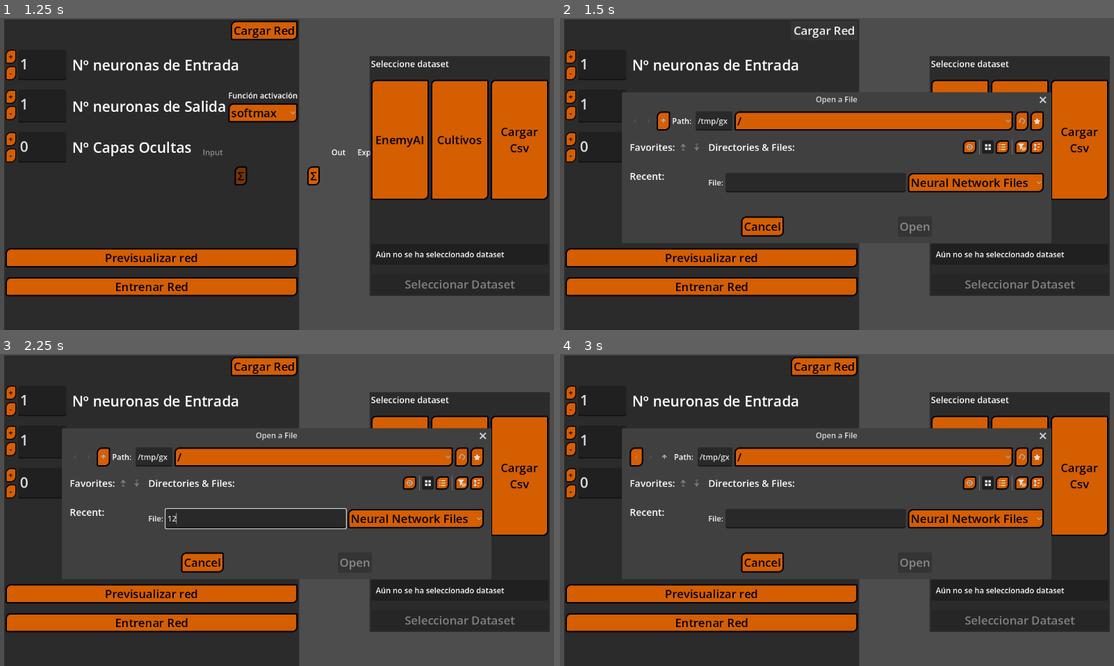
Above: before the commit, frames 1-4 (two rows, left to right).
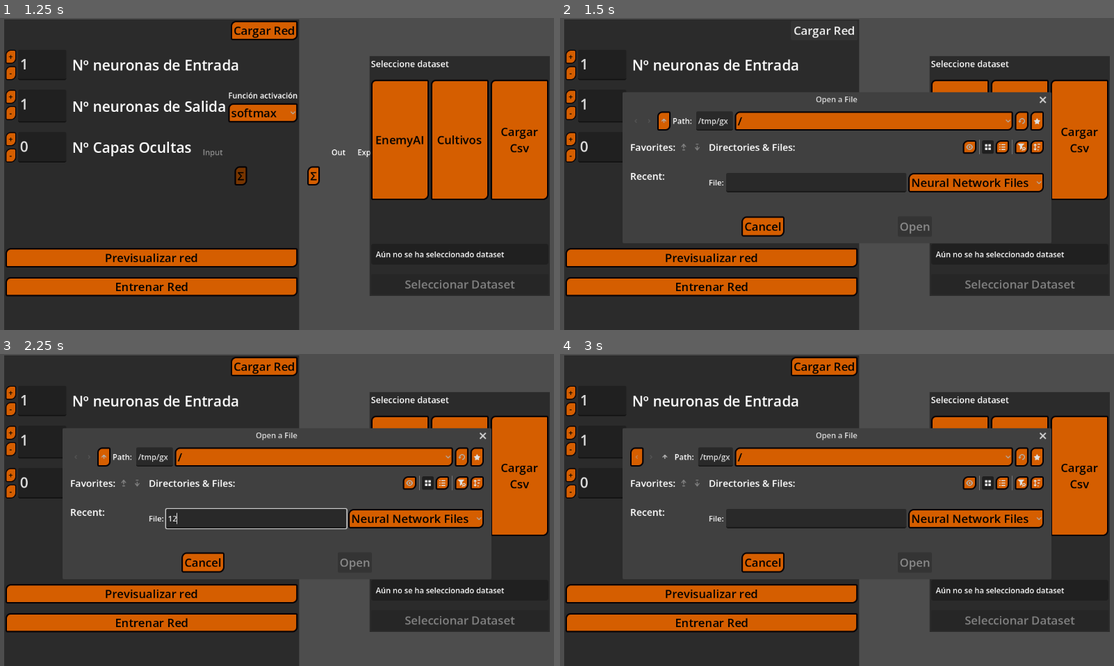
Above: after the commit, the same moments.

Repository: HectorAldao/visualizing_machine_learning
Game: Godot game, scene res://scenes/views/nn_view/nn_view.tscn
Same seed, same stepped clock (60 frames per second), same inputs: the game is played once before the commit and once after it. This scene is started directly instead of the project's main scene.
Inputs (mouse positions are in pixels of both pictures, inside the frame that each line leads up to):
- Up to frame 1 (1.25 s): click "Σ" at 0.5 s
- Up to frame 2 (1.5 s): click "Cargar Red" at 1.25 s
- Up to frame 3 (2.25 s): click (254, 519) at 2.02 s; type "12" at 2.1 s
- Up to frame 4 (3 s): click (665, 456) at 2.75 s

Frame 1 is identical in both runs. In frame 2, 0.9% of the frame differs, in the area x 11-85%, y 24-70%; in frame 3, 0.9%; in frame 4, 0.9%.

Commit message:
refactor: moved function

Diff:
--- a/godot_project/scenes/interface/nn/panel_algorithm_nn/panel_algorithm_nn.gd
+++ b/godot_project/scenes/interface/nn/panel_algorithm_nn/panel_algorithm_nn.gd
@@ -17,7 +17,7 @@
 	$VBoxContainer/NextLayerButton.pressed.connect(_on_next_layer_pressed)
 	$VBoxContainer/NextStepButton.pressed.connect(func(): SignalsObserver.train_nn_next_step.emit())
 	$VBoxContainer/CompleteTrainButton.pressed.connect(func(): SignalsObserver.train_nn_complete.emit())
-	$VBoxContainer/TestButton.pressed.connect(func(): SignalsObserver.test_nn_start.emit())
+	$VBoxContainer/TestButton.pressed.connect(func(): SignalsObserver.inference_nn_start.emit())
 
 
 func _on_next_neuron_pressed() -> void:
--- a/godot_project/scenes/objects/nn/neuron/neuron.gd
+++ b/godot_project/scenes/objects/nn/neuron/neuron.gd
@@ -45,8 +45,8 @@
 
 
 func _apply_cached_text() -> void:
-	if SignalsObserver.has_nn_neuron_text(_layer_id, _id):
-		_on_neuron_text_changed(_layer_id, _id, SignalsObserver.get_nn_neuron_text(_layer_id, _id))
+	if has_nn_neuron_text(_layer_id, _id):
+		_on_neuron_text_changed(_layer_id, _id, get_nn_neuron_text(_layer_id, _id))
 
 
 func _set_evaluated(is_evaluated: bool) -> void:
@@ -57,3 +57,17 @@
 
 func _reset_evaluated_scale() -> void:
 	_set_evaluated(false)
+
+
+func has_nn_neuron_text(layer_id: int, neuron_id: int) -> bool:
+	if not Variables.nn_layer_neuron_texts.has(layer_id):
+		return false
+
+	return neuron_id >= 0 and neuron_id < Variables.nn_layer_neuron_texts[layer_id].size()
+
+
+func get_nn_neuron_text(layer_id: int, neuron_id: int) -> String:
+	if not has_nn_neuron_text(layer_id, neuron_id):
+		return ""
+
+	return str(Variables.nn_layer_neuron_texts[layer_id][neuron_id])
--- a/godot_project/scenes/views/nn_view/nn_view.gd
+++ b/godot_project/scenes/views/nn_view/nn_view.gd
@@ -39,7 +39,7 @@
 	SignalsObserver.save_nn.connect(_on_save_nn_pressed)
 
 	# Start the inference mode
-	SignalsObserver.test_nn_start.connect(_on_start_nn_inferece)
+	SignalsObserver.inference_nn_start.connect(_on_start_nn_inferece)
 
 	create_nn_menu.visible = true
 	dataset_selecion_menu.visible = true
@@ -204,7 +204,7 @@
 		while labels_to_apply.size() < expected_neurons:
 			labels_to_apply.append("Σ")
 
-	SignalsObserver.set_nn_layer_neuron_texts(layer_id, labels_to_apply)
+	set_nn_layer_neuron_texts(layer_id, labels_to_apply)
 
 
 func _get_expected_neuron_count(layer_id: int) -> int:
@@ -264,3 +264,12 @@
 func _on_start_nn_inferece() -> void:
 
 	panel_algorithm_nn.visible = false
+
+
+func set_nn_layer_neuron_texts(layer_id: int, texts: Array[String]) -> void:
+	var cached_texts: Array[String] = texts.duplicate()
+	Variables.nn_layer_neuron_texts[layer_id] = cached_texts
+	print("[LOG] SignalsObserver cached %d neuron texts for layer %d" % [cached_texts.size(), layer_id])
+
+	for neuron_id in range(cached_texts.size()):
+		SignalsObserver.nn_neuron_text_changed.emit(layer_id, neuron_id, cached_texts[neuron_id])
--- a/godot_project/scripts/signals_observer.gd
+++ b/godot_project/scripts/signals_observer.gd
@@ -37,31 +37,6 @@
 signal info_neuron(neuron_id: int, layer_id: int)
 signal nn_neuron_text_changed(layer_id: int, neuron_id: int, new_text: String)
 
-var nn_layer_neuron_texts: Dictionary[int, Array] = {}
-
-
-func set_nn_layer_neuron_texts(layer_id: int, texts: Array[String]) -> void:
-	var cached_texts: Array[String] = texts.duplicate()
-	nn_layer_neuron_texts[layer_id] = cached_texts
-	print("[LOG] SignalsObserver cached %d neuron texts for layer %d" % [cached_texts.size(), layer_id])
-
-	for neuron_id in range(cached_texts.size()):
-		nn_neuron_text_changed.emit(layer_id, neuron_id, cached_texts[neuron_id])
-
-
-func has_nn_neuron_text(layer_id: int, neuron_id: int) -> bool:
-	if not nn_layer_neuron_texts.has(layer_id):
-		return false
-
-	return neuron_id >= 0 and neuron_id < nn_layer_neuron_texts[layer_id].size()
-
-
-func get_nn_neuron_text(layer_id: int, neuron_id: int) -> String:
-	if not has_nn_neuron_text(layer_id, neuron_id):
-		return ""
-
-	return str(nn_layer_neuron_texts[layer_id][neuron_id])
-
 # dense
 signal update_conections(layer_id: int, num_of_neurons: int)
 signal update_all_conections
@@ -89,7 +64,7 @@
 signal train_nn_next_layer(layer_id: int)
 signal train_nn_next_step
 signal train_nn_complete
-signal test_nn_start
+signal inference_nn_start
 
 # window_nn
 
--- a/godot_project/scripts/variables.gd
+++ b/godot_project/scripts/variables.gd
@@ -5,3 +5,5 @@
 var queue_nn_train: Array[int] = []
 
 var nn_output_class_decoder: Dictionary = {}
+
+var nn_layer_neuron_texts: Dictionary[int, Array] = {}
